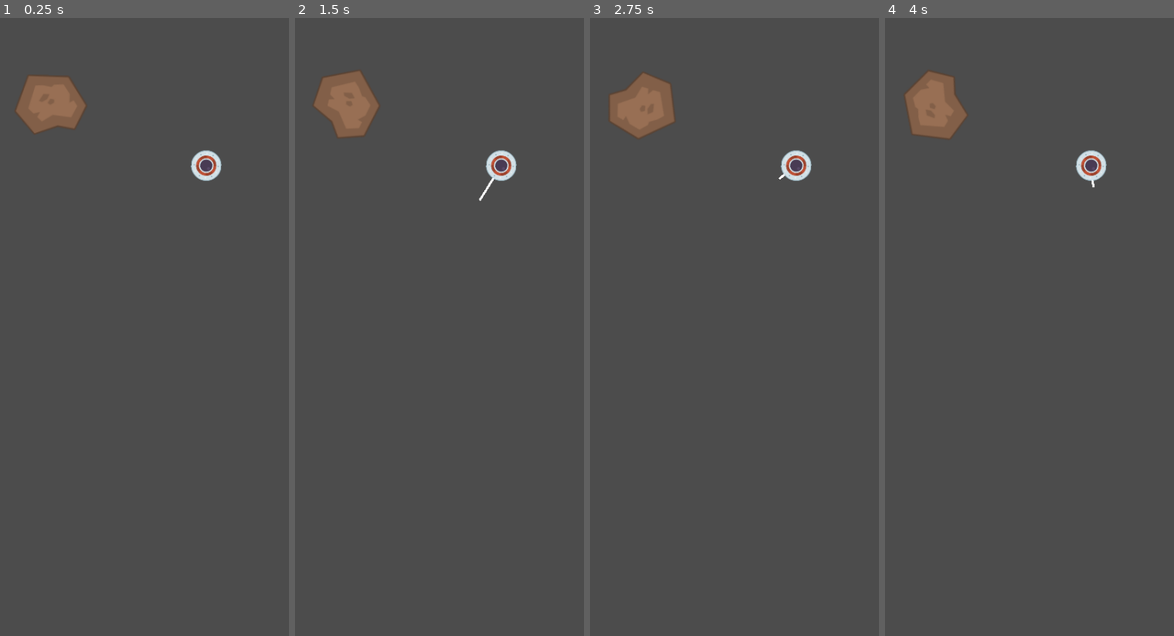
Above: before the commit, frames 1-4 (left to right).
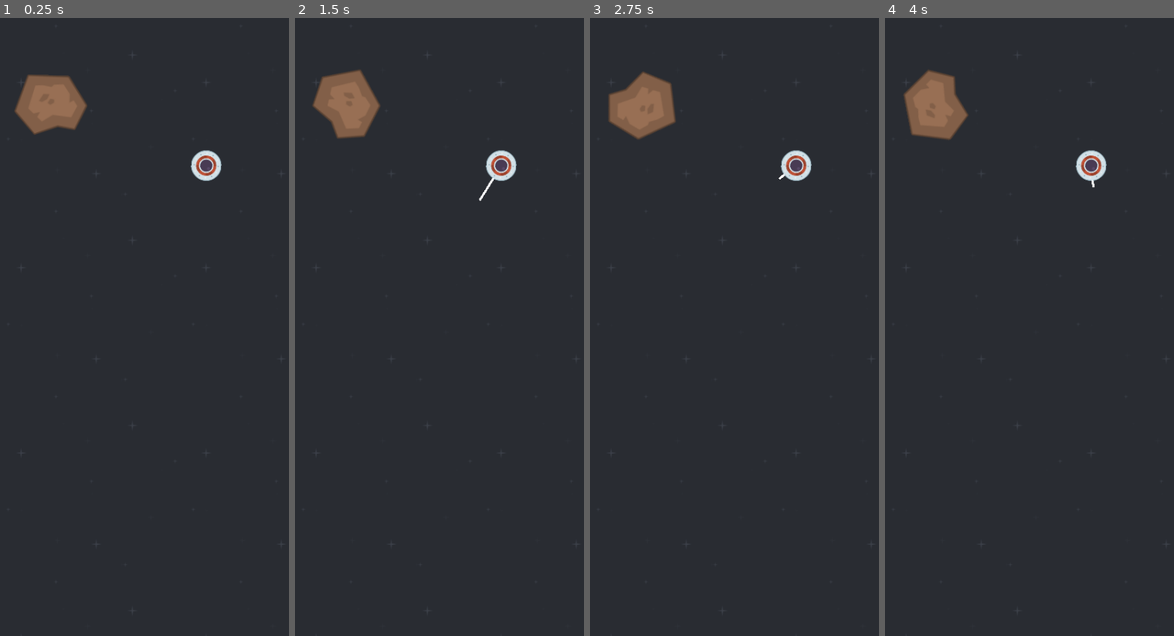
Above: after the commit, the same moments.

Repository: brendankhoury/To-the-moon-and-hack
Game: Godot game, scene res://Src/Test Scene.tscn
The game is run twice, just before and just after one commit, with the same random seed, the same clock (stepped at 60 frames per second) and the same inputs. This scene is started directly instead of the project's main scene.
Inputs (mouse positions are in pixels of both pictures, inside the frame that each line leads up to):
- Up to frame 1 (0.25 s): no input
- Up to frame 2 (1.5 s): move the mouse to (503, 296) at 0.52 s; hold Space (tap) 0.53-1.28 s; move the mouse to (381, 357) at 1.27 s; tap Space (tap) at 1.35 s
- Up to frame 3 (2.75 s): move the mouse to (763, 191) at 2.02 s; hold Space (tap) from 2.03 s (still down)
- Up to frame 4 (4 s): move the mouse to (1015, 450) at 2.77 s; release Space (tap) at 2.78 s; tap Space (tap) at 2.85 s; move the mouse to (1116, 419) at 3.52 s; hold Space (tap) from 3.53 s (still down)

The runs differ from the first frame. In frame 1, 98% of the frame differs, in the area x 0-100%, y 0-100%; in frame 2, 98%; in frame 3, 98%; in frame 4, 98%.
Error after the commit: Attempt to call function 'get_simple_path' in base 'null instance' on a null instance. (res://Src/Actors/Player.gd:102)

Commit message:
Setup navigation

Diff:
--- a/Src/Actors/Asteroid.tscn
+++ b/Src/Actors/Asteroid.tscn
@@ -4,9 +4,9 @@
 [ext_resource path="res://Src/Actors/Asteroid.gd" type="Script" id=2]
 
 [sub_resource type="NavigationPolygon" id=1]
-vertices = PoolVector2Array( 9.46348, 30.335, -21.2957, 42.0023, -51.5245, 10.3593, -33.3165, -41.7899, 23.6615, -41.2405, 51.006, -0.0705643, 33.8587, 33.3402 )
+vertices = PoolVector2Array( 9.46348, 30.335, -21.2957, 42.0023, -51.5245, 10.3593, -33.3165, -41.7899, 23.7349, -41.2683, 51.006, -0.0705643, 33.8587, 33.3402 )
 polygons = [ PoolIntArray( 0, 1, 2, 3, 4, 5 ), PoolIntArray( 0, 5, 6 ) ]
-outlines = [ PoolVector2Array( 23.6615, -41.2405, 51.006, -0.0705643, 33.8587, 33.3402, 9.46348, 30.335, -21.2957, 42.0023, -51.5245, 10.3593, -33.3165, -41.7899 ) ]
+outlines = [ PoolVector2Array( 23.7349, -41.2683, 51.006, -0.0705643, 33.8587, 33.3402, 9.46348, 30.335, -21.2957, 42.0023, -51.5245, 10.3593, -33.3165, -41.7899 ) ]
 
 [node name="Asteroid" type="RigidBody2D"]
 collision_layer = 2
--- a/Src/Actors/Player.gd
+++ b/Src/Actors/Player.gd
@@ -94,6 +94,14 @@
 			grapple_length = MIN_GRAPPLE_LENGTH
 	elif Input.is_action_pressed("tap"):
 		mouse_dir = to_local(get_global_mouse_position()).normalized()
+		var mouse_raycast: RayCast2D = get_node("Mouse Raycast")
+		mouse_raycast.set_global_position(get_global_mouse_position())
+		mouse_raycast.set_cast_to(get_parent().get_global_position())
+
+		var sprite_edges: Navigation2D = get_parent().get_node("SpriteEdges")
+		var path = sprite_edges.get_simple_path(
+			get_parent().to_local(to_global(position)), get_parent().to_local(get_global_mouse_position()))
+		print(path)
 
 func _on_asteroid_entered(body: Node) -> void:
 	if  asteroid == body:
--- a/Src/Actors/Player.tscn
+++ b/Src/Actors/Player.tscn
@@ -30,4 +30,7 @@
 
 [node name="CollisionShape2D2" type="CollisionShape2D" parent="Area2D"]
 shape = SubResource( 2 )
+
+[node name="Mouse Raycast" type="RayCast2D" parent="."]
+collision_mask = 2147483650
 [connection signal="body_entered" from="Area2D" to="." method="_on_asteroid_entered"]
--- a/Src/Test Scene.tscn
+++ b/Src/Test Scene.tscn
@@ -1,9 +1,32 @@
-[gd_scene load_steps=3 format=2]
+[gd_scene load_steps=5 format=2]
 
 [ext_resource path="res://Src/Actors/Asteroid.tscn" type="PackedScene" id=1]
 [ext_resource path="res://Src/Actors/Player.tscn" type="PackedScene" id=2]
+[ext_resource path="res://Assets/blue.png" type="Texture" id=3]
+
+[sub_resource type="TileSet" id=1]
+0/name = "blue.png 0"
+0/texture = ExtResource( 3 )
+0/tex_offset = Vector2( 0, 0 )
+0/modulate = Color( 1, 1, 1, 1 )
+0/region = Rect2( 0, 0, 256, 256 )
+0/tile_mode = 0
+0/occluder_offset = Vector2( 0, 0 )
+0/navigation_offset = Vector2( 0, 0 )
+0/shape_offset = Vector2( 0, 0 )
+0/shape_transform = Transform2D( 1, 0, 0, 1, 0, 0 )
+0/shape_one_way = false
+0/shape_one_way_margin = 0.0
+0/shapes = [  ]
+0/z_index = 0
 
 [node name="Test" type="Node2D"]
+
+[node name="TileMap" type="TileMap" parent="."]
+tile_set = SubResource( 1 )
+cell_size = Vector2( 256, 256 )
+format = 1
+tile_data = PoolIntArray( 0, 0, 0, 1, 0, 0, 65536, 0, 0, 65537, 0, 0, 131072, 0, 0, 131073, 0, 0, 196608, 0, 0, 196609, 0, 0 )
 
 [node name="Asteroid" parent="." instance=ExtResource( 1 )]
 position = Vector2( 70.7559, 120.678 )
